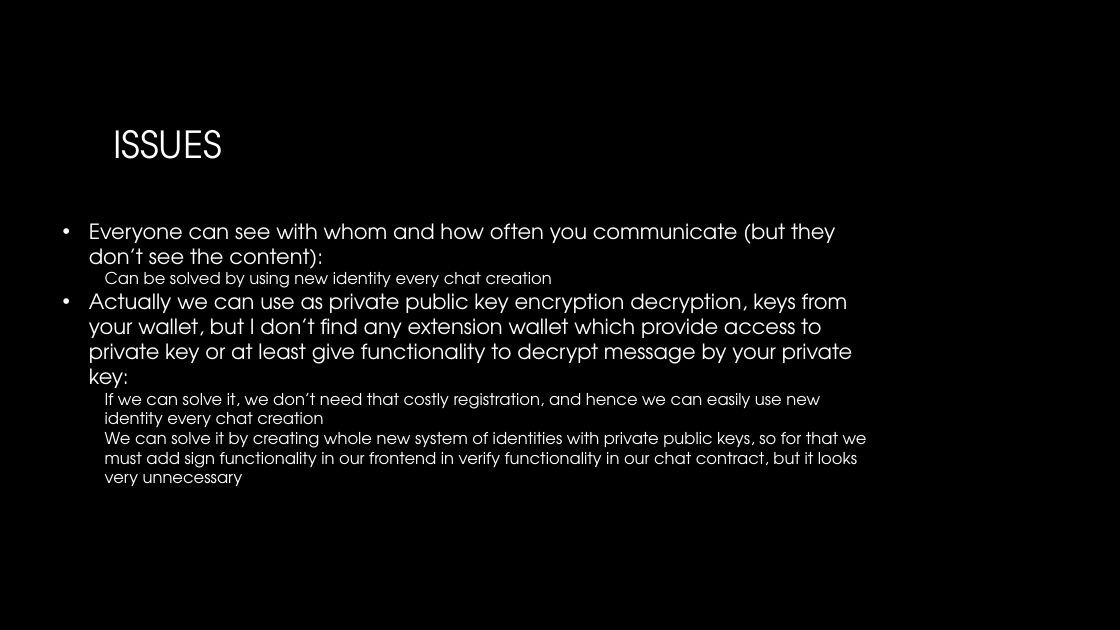
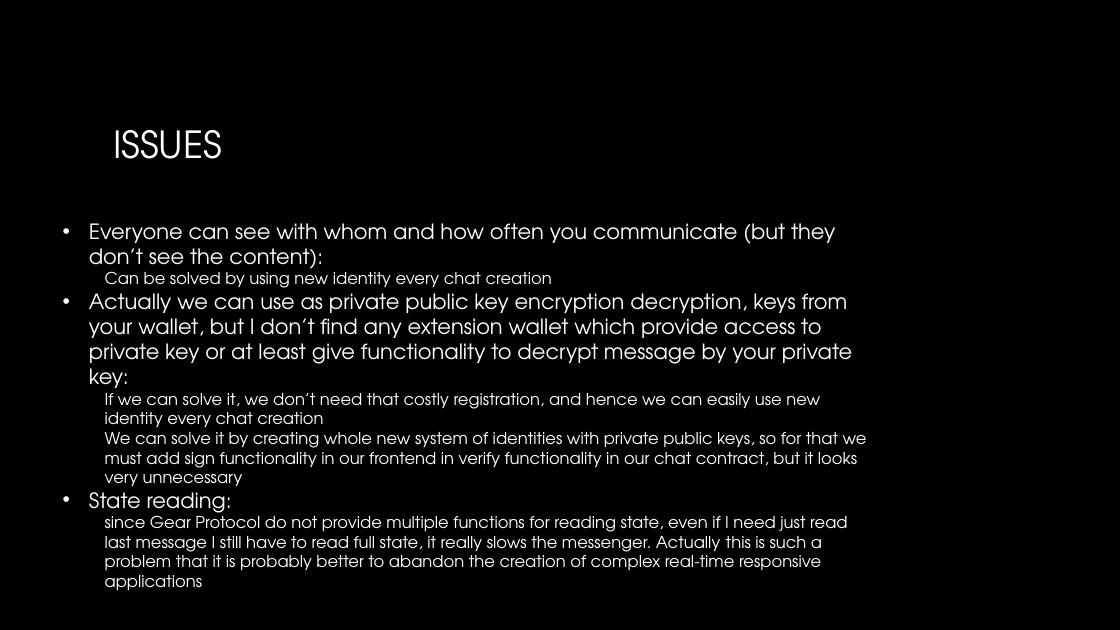
Before and after one commit to kostiksobol/varathon, a slide deck: slide 17 of Building a Secure and Decentralized Messaging App.pptx. Drawn at 1120x630 pixels with LibreOffice and Linux fonts; fonts in the diff are those of the drawing; background and template pictures are left out. Boxes give left, top, right and bottom in pixels: in the first picture for what was removed or moved away, otherwise in the second. Text is boxed around its words. In the diff, an @@ line names an element or a change of style, - is before the commit and + after.

Commit message:
updated slide about issues

```diff
--- a/Building a Secure and Decentralized Messaging App.pptx
+++ b/Building a Secure and Decentralized Messaging App.pptx
@@ text at <box>89,492,847,590</box>: paragraphs added @@
+• State reading:
+  since Gear Protocol do not provide multiple functions for reading state, even if I need just read last message I still have to read full state, it really slows the messenger. Actually this is such a problem that it is probably better to abandon the creation of complex real-time responsive applications
```
